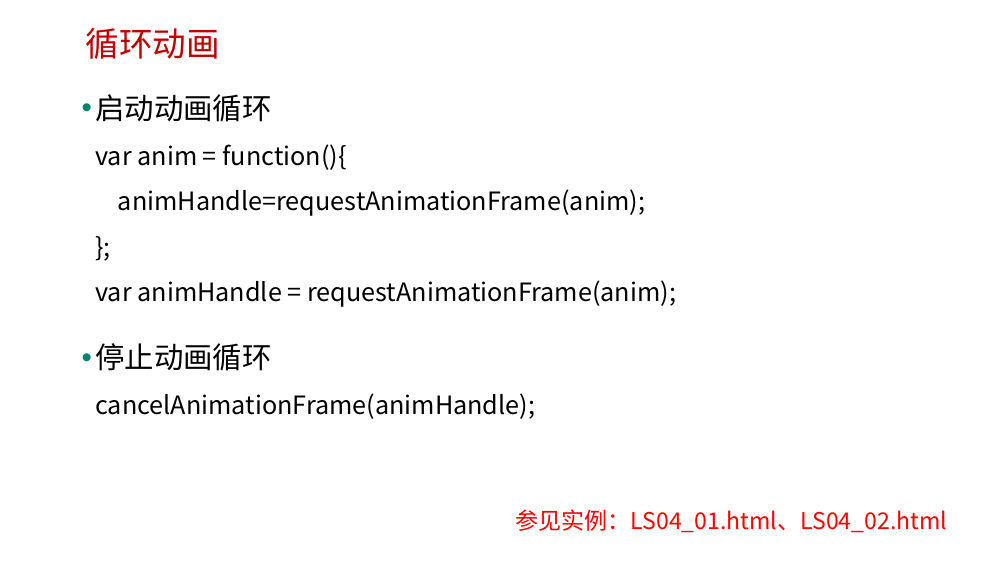
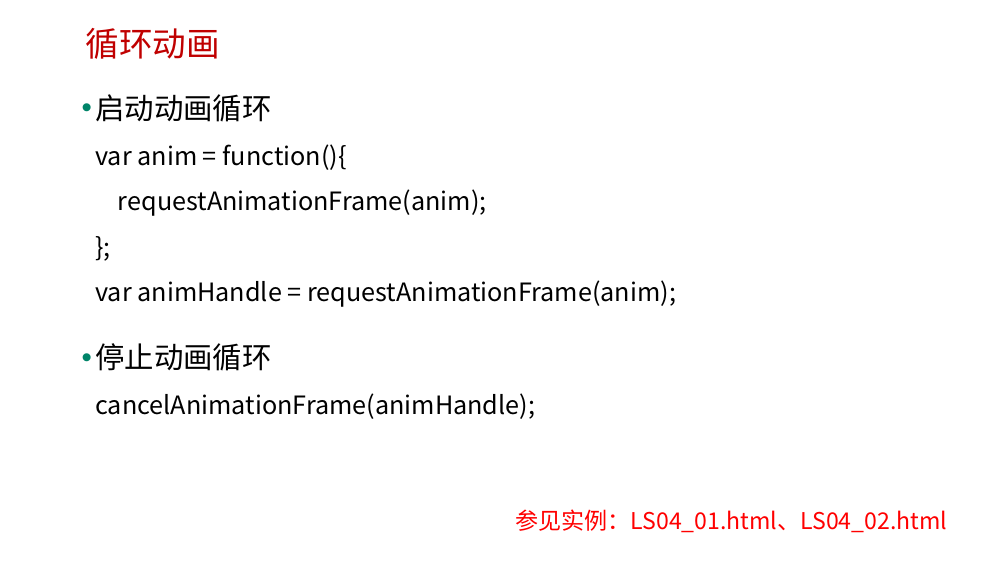
Before and after one commit to edu2act/course-H5-Animation-and-Game-Development, a slide deck: slide 6 of 课程PPT/（04）H5 Canvas动画.pptx. Drawn at 1008x567 pixels with LibreOffice and Linux fonts; fonts in the diff are those of the drawing; background and template pictures are left out. Boxes give left, top, right and bottom in pixels: in the first picture for what was removed or moved away, otherwise in the second. Text is boxed around its words. In the diff, an @@ line names an element or a change of style, - is before the commit and + after.

```diff
--- a/课程PPT/（04）H5 Canvas动画.pptx
+++ b/课程PPT/（04）H5 Canvas动画.pptx
@@ text at bbox=[95, 94, 676, 307]: text changed @@
-• 启动动画循环
-  var anim = function(){
-  animHandle=requestAnimationFrame(anim);
-  };
-  var animHandle = requestAnimationFrame(anim);
+• 启动动画循环
+  var anim = function(){
+  requestAnimationFrame(anim);
+  };
+  var animHandle = requestAnimationFrame(anim);
```
Also in this commit, not shown: 16 other files.
